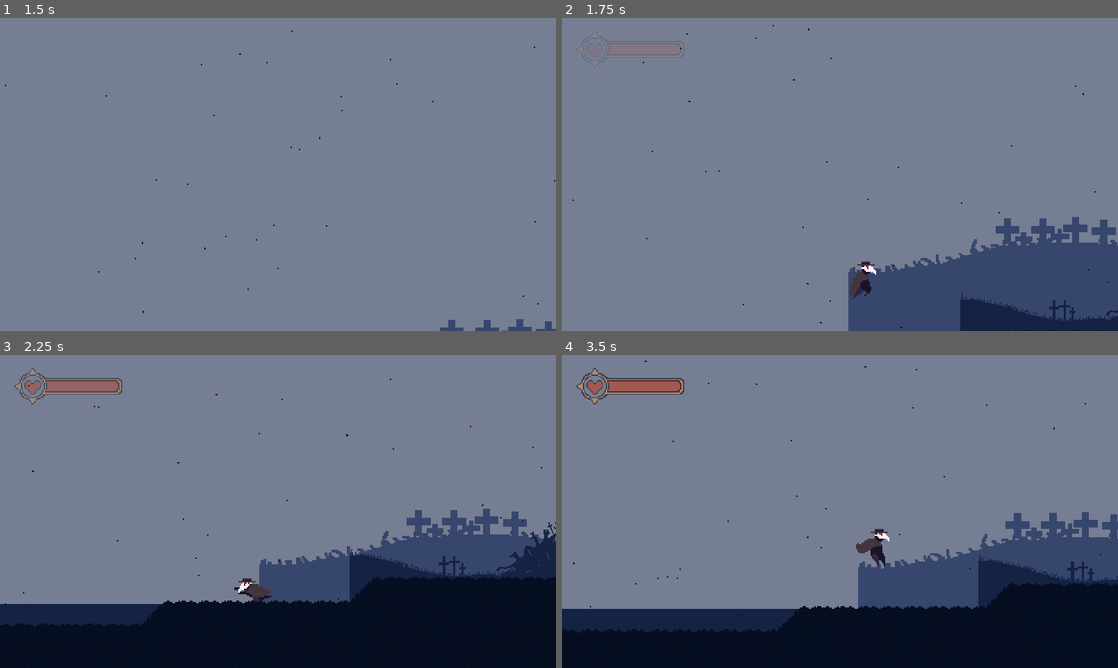
Above: before the commit, frames 1-4 (two rows, left to right).
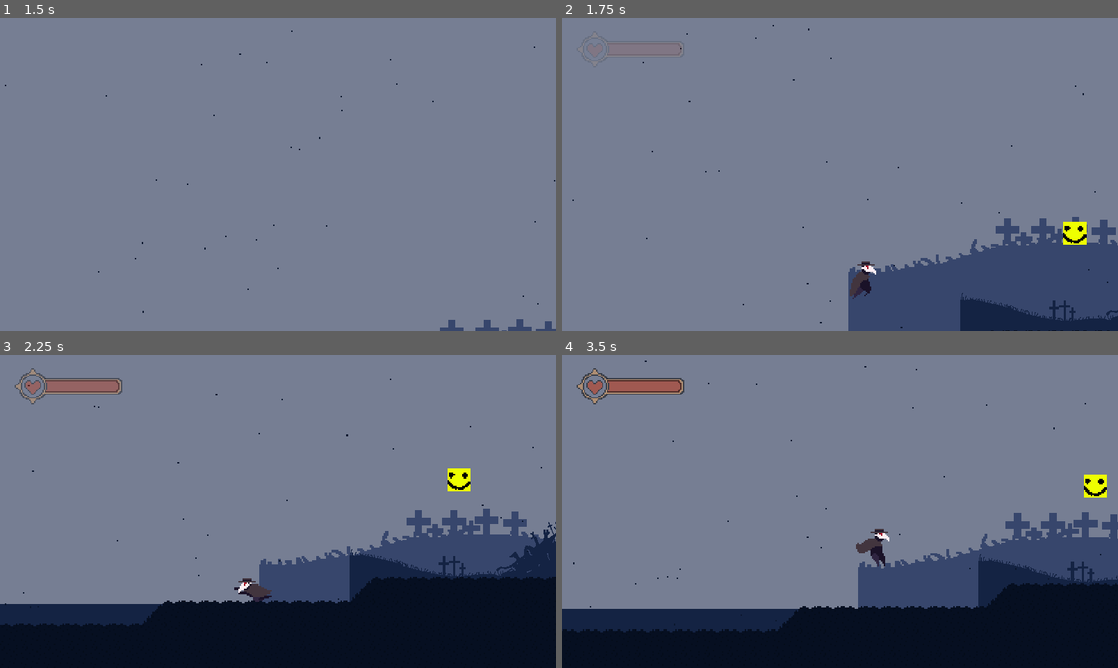
Above: after the commit, the same moments.

Repository: UVASGD/spring-2024-metroidvania
Game: Godot game, scene res://Scenes/Stages/world.tscn
The game is run twice, just before and just after one commit, with the same random seed, the same clock (stepped at 60 frames per second) and the same inputs.
Inputs (mouse positions are in pixels of both pictures, inside the frame that each line leads up to):
- Up to frame 1 (1.5 s): move the mouse to (400, 158) at 0.52 s; hold D (move_right) from 0.53 s (still down); click (400, 158) at 0.6 s; tap Space (jump) at 0.77 s; move the mouse to (166, 190) at 1.27 s; right-click (166, 190) at 1.35 s
- Up to frame 2 (1.75 s): keep holding D (move_right); tap Space (jump) at 1.52 s
- Up to frame 3 (2.25 s): move the mouse to (333, 442) at 2.02 s; release D (move_right) at 2.03 s; hold A (move_left) from 2.03 s (still down); tap Shift (dash) at 2.1 s
- Up to frame 4 (3.5 s): move the mouse to (812, 574) at 2.77 s; release A (move_left) at 2.78 s; hold D (move_right) from 2.78 s (still down); tap E (interact) at 2.85 s; tap Space (jump) at 3.02 s

Frame 1 is identical in both runs. In frame 2, 0.3% of the frame differs, in the area x 90-95%, y 65-73%; in frame 3, 0.3%; in frame 4, 0.3%.

Commit message:
enemy collision fixes

Diff:
--- a/Scenes/Enemies/enemy_base.tscn
+++ b/Scenes/Enemies/enemy_base.tscn
@@ -1,10 +1,7 @@
-[gd_scene load_steps=4 format=3 uid="uid://cyi2ywmi5luxp"]
+[gd_scene load_steps=3 format=3 uid="uid://cyi2ywmi5luxp"]
 
 [ext_resource type="Script" path="res://Scenes/Enemies/enemy_base.gd" id="1_fnfkj"]
 [ext_resource type="PackedScene" uid="uid://d4imk8o8pdsl1" path="res://Scenes/hurtbox.tscn" id="2_bwsqo"]
-
-[sub_resource type="RectangleShape2D" id="RectangleShape2D_0who7"]
-size = Vector2(22, 27)
 
 [node name="EnemyBase" type="CharacterBody2D"]
 collision_layer = 4
@@ -14,7 +11,6 @@
 
 [node name="CollisionShape2D" type="CollisionShape2D" parent="."]
 position = Vector2(1, 1)
-shape = SubResource("RectangleShape2D_0who7")
 
 [node name="Hurtbox" parent="." instance=ExtResource("2_bwsqo")]
 collision_layer = 4
--- a/Scenes/Enemies/enemy_knight.tscn
+++ b/Scenes/Enemies/enemy_knight.tscn
@@ -1,10 +1,13 @@
-[gd_scene load_steps=6 format=3 uid="uid://dibsl187r5dm6"]
+[gd_scene load_steps=7 format=3 uid="uid://dibsl187r5dm6"]
 
 [ext_resource type="PackedScene" uid="uid://cyi2ywmi5luxp" path="res://Scenes/Enemies/enemy_base.tscn" id="1_klx6c"]
 [ext_resource type="Texture2D" uid="uid://3a0utkrkkpsv" path="res://Assets/Sprites/Enemies/KnightArmourCorrectSize.png" id="2_axwj7"]
 [ext_resource type="Script" path="res://Scenes/Enemies/enemy_knight.gd" id="2_wyyfc"]
 
 [sub_resource type="RectangleShape2D" id="RectangleShape2D_0who7"]
+size = Vector2(22, 45)
+
+[sub_resource type="RectangleShape2D" id="RectangleShape2D_f38uy"]
 size = Vector2(22, 45)
 
 [sub_resource type="RectangleShape2D" id="RectangleShape2D_obf7r"]
@@ -23,6 +26,7 @@
 
 [node name="CollisionShape2D" parent="." index="2"]
 position = Vector2(3, 2.5)
+shape = SubResource("RectangleShape2D_f38uy")
 
 [node name="CollisionShape2D" parent="Hurtbox" index="0"]
 position = Vector2(3, 2.5)
--- a/Scenes/Enemies/enemy_villager.gd
+++ b/Scenes/Enemies/enemy_villager.gd
@@ -30,7 +30,6 @@
 		SPEED = 5 * direction_facing
 	var collider = raycast.get_collider()
 	if collider is TileMap and turn_timer.is_stopped():
-		print("TURN")
 		direction_facing *= -1
 		turn_timer.start()
 
--- a/Scenes/Enemies/enemy_villager.tscn
+++ b/Scenes/Enemies/enemy_villager.tscn
@@ -7,8 +7,11 @@
 [sub_resource type="RectangleShape2D" id="RectangleShape2D_jn4ay"]
 size = Vector2(26, 43)
 
+[sub_resource type="RectangleShape2D" id="RectangleShape2D_76e3q"]
+size = Vector2(22, 26)
+
 [sub_resource type="RectangleShape2D" id="RectangleShape2D_ygyav"]
-size = Vector2(22, 25)
+size = Vector2(22, 26)
 
 [sub_resource type="Animation" id="Animation_bs6fy"]
 length = 0.001
@@ -118,10 +121,11 @@
 target_position = Vector2(-20, 0)
 
 [node name="CollisionShape2D" parent="." index="1"]
-position = Vector2(0, -12.5)
+position = Vector2(0, -12)
+shape = SubResource("RectangleShape2D_76e3q")
 
 [node name="CollisionShape2D" parent="Hurtbox" index="0"]
-position = Vector2(0, -12.5)
+position = Vector2(0, -12)
 shape = SubResource("RectangleShape2D_ygyav")
 
 [node name="AnimationPlayer" parent="." index="3"]
--- a/Scenes/Enemies/final_boss.tscn
+++ b/Scenes/Enemies/final_boss.tscn
@@ -1,8 +1,11 @@
-[gd_scene load_steps=5 format=3 uid="uid://ceuqw60s8beh4"]
+[gd_scene load_steps=6 format=3 uid="uid://ceuqw60s8beh4"]
 
 [ext_resource type="PackedScene" uid="uid://cyi2ywmi5luxp" path="res://Scenes/Enemies/enemy_base.tscn" id="1_dewfk"]
 [ext_resource type="Texture2D" uid="uid://dd082wjy6lie6" path="res://Assets/Sprites/Pickups/HappyPickup.png" id="2_8wy4b"]
 [ext_resource type="Script" path="res://Scenes/Enemies/final_boss.gd" id="2_lujsw"]
+
+[sub_resource type="RectangleShape2D" id="RectangleShape2D_8gy5q"]
+size = Vector2(16, 16)
 
 [sub_resource type="RectangleShape2D" id="RectangleShape2D_tngxw"]
 size = Vector2(16, 16)
@@ -14,7 +17,8 @@
 texture = ExtResource("2_8wy4b")
 
 [node name="CollisionShape2D" parent="." index="1"]
-position = Vector2(0, 7.25)
+position = Vector2(0, 0)
+shape = SubResource("RectangleShape2D_8gy5q")
 
 [node name="CollisionShape2D" parent="Hurtbox" index="0"]
 shape = SubResource("RectangleShape2D_tngxw")
--- a/Scenes/Player/player.tscn
+++ b/Scenes/Player/player.tscn
@@ -23,6 +23,22 @@
 "values": [0]
 }
 
+[sub_resource type="Animation" id="Animation_7nfrf"]
+resource_name = "down"
+length = 0.1
+tracks/0/type = "value"
+tracks/0/imported = false
+tracks/0/enabled = true
+tracks/0/path = NodePath("Sprite2D:frame")
+tracks/0/interp = 1
+tracks/0/loop_wrap = true
+tracks/0/keys = {
+"times": PackedFloat32Array(0),
+"transitions": PackedFloat32Array(1),
+"update": 1,
+"values": [32]
+}
+
 [sub_resource type="Animation" id="Animation_ljtdb"]
 resource_name = "fall"
 length = 0.1
@@ -134,22 +150,6 @@
 "transitions": PackedFloat32Array(1),
 "update": 1,
 "values": [30]
-}
-
-[sub_resource type="Animation" id="Animation_7nfrf"]
-resource_name = "down"
-length = 0.1
-tracks/0/type = "value"
-tracks/0/imported = false
-tracks/0/enabled = true
-tracks/0/path = NodePath("Sprite2D:frame")
-tracks/0/interp = 1
-tracks/0/loop_wrap = true
-tracks/0/keys = {
-"times": PackedFloat32Array(0),
-"transitions": PackedFloat32Array(1),
-"update": 1,
-"values": [32]
 }
 
 [sub_resource type="AnimationLibrary" id="AnimationLibrary_0ixt1"]
--- a/Scenes/Stages/1-Beach/beach_stage_1.tscn
+++ b/Scenes/Stages/1-Beach/beach_stage_1.tscn
@@ -8,6 +8,7 @@
 [ext_resource type="Texture2D" uid="uid://cnm8m7g8es2us" path="res://Assets/Sprites/World/Beach/Beach-2-2.png" id="6_7dsjg"]
 [ext_resource type="Texture2D" uid="uid://bvy5mkfqrn126" path="res://Assets/Sprites/World/Beach/Beach-2-1.png" id="7_7tae2"]
 [ext_resource type="PackedScene" uid="uid://d1vhlcg4eqiak" path="res://Scenes/Enemies/enemy_villager.tscn" id="8_k713n"]
+[ext_resource type="PackedScene" uid="uid://ceuqw60s8beh4" path="res://Scenes/Enemies/final_boss.tscn" id="9_3rb5y"]
 
 [sub_resource type="ParticleProcessMaterial" id="ParticleProcessMaterial_3losy"]
 particle_flag_disable_z = true
@@ -116,3 +117,6 @@
 
 [node name="FogColor" parent="." index="6"]
 color = Color(0.160784, 0.262745, 0.458824, 0.152941)
+
+[node name="FinalBoss" parent="." index="8" instance=ExtResource("9_3rb5y")]
+position = Vector2(171, -69)
Not shown: 1 places in Scenes/Enemies/enemy_villager.tscn that only renumber resources
Not shown: 1 places in Scenes/Stages/1-Beach/beach_stage_1.tscn that only renumber resources
